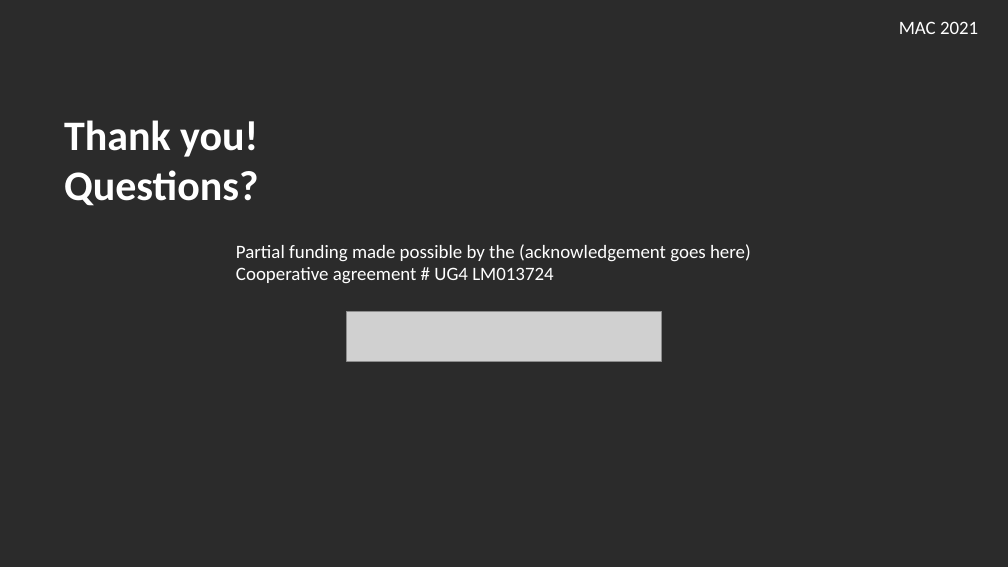
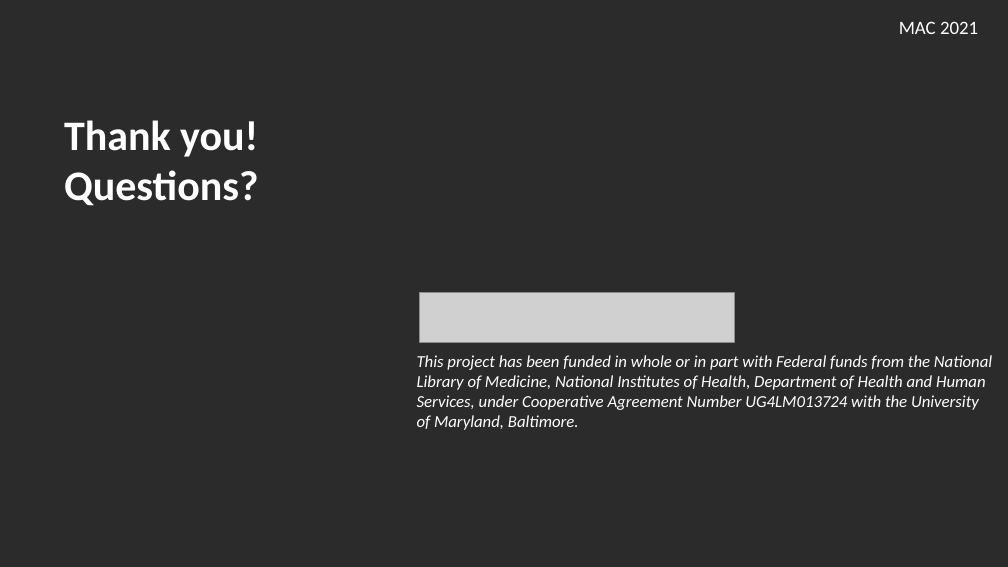
Before and after one commit to hshsl-training/library-carpentry-2021-11-03-04-NNLM-Region1-online, a slide deck: slide 5 of slides.pptx. Drawn at 1008x567 pixels with LibreOffice and Linux fonts; fonts in the diff are those of the drawing; grey boxes stand for pictures; background and template pictures are left out; a plain dark background stands for a picture behind light text. Boxes give left, top, right and bottom in pixels: in the first picture for what was removed or moved away, otherwise in the second. Text is boxed around its words. In the diff, an @@ line names an element or a change of style, - is before the commit and + after.

Commit message:
Update slides text, layout and theme

```diff
--- a/slides.pptx
+++ b/slides.pptx
@@ picture: place and size @@
-picture at [347, 311, 662, 361]
+picture at [420, 292, 734, 343]
@@ text at [417, 355, 992, 430]: text changed; size 18 to 16 pt; italic on @@
-Partial funding made possible by the (acknowledgement goes here)
-Cooperative agreement # UG4 LM013724
+This project has been funded in whole or in part with Federal funds from the National Library of Medicine, National Institutes of Health, Department of Health and Human Services, under Cooperative Agreement Number UG4LM013724 with the University of Maryland, Baltimore.
```
Also in this commit, not shown: 3 other slides changed.
